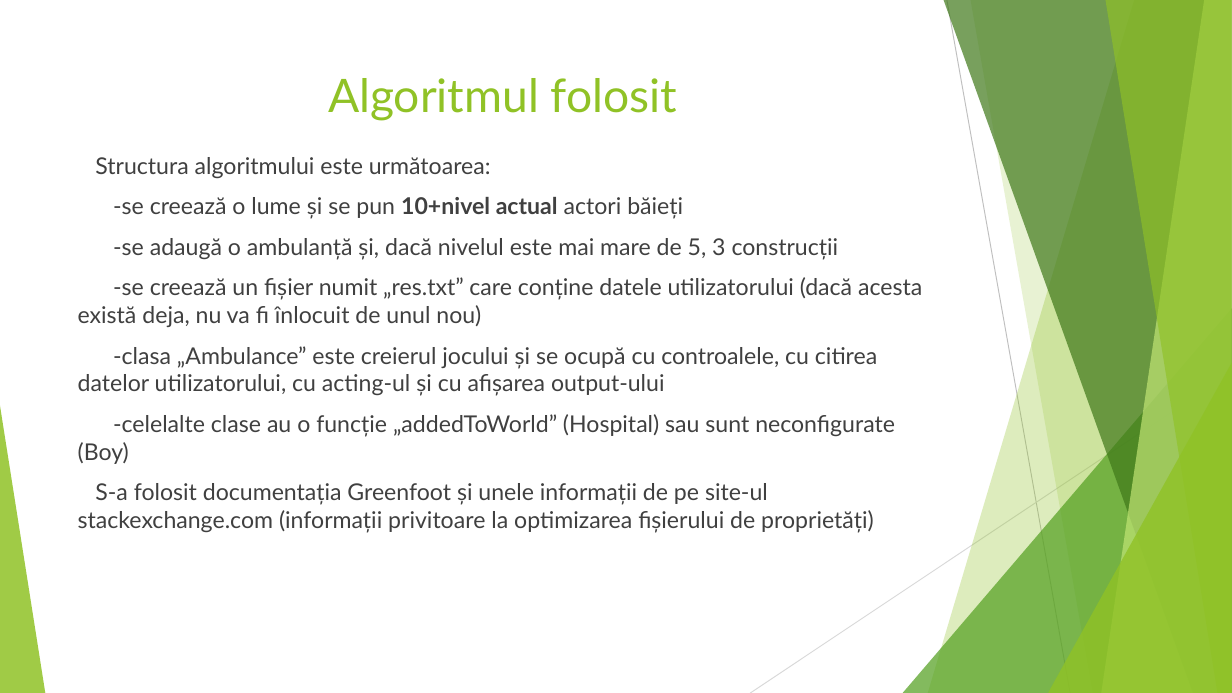
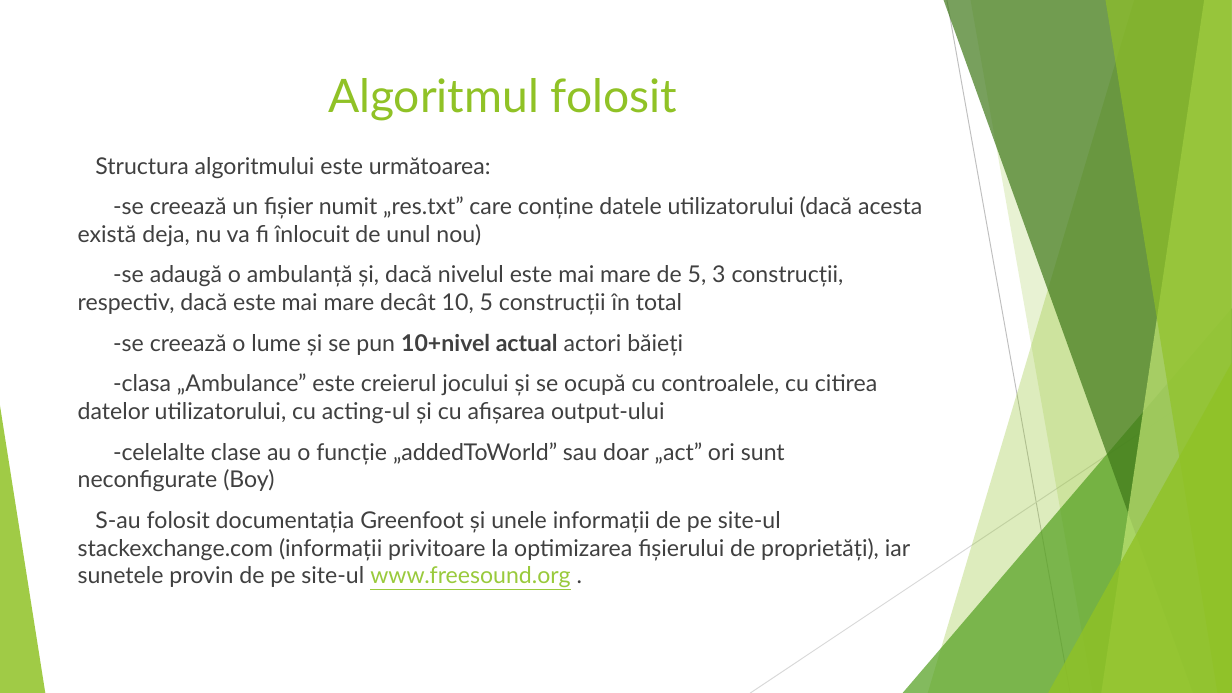
Before and after one commit to minealex2244/Fasty, a slide deck: slide 5 of Fasty.pptx. Drawn at 1232x693 pixels with LibreOffice and Linux fonts; fonts in the diff are those of the drawing. Boxes give left, top, right and bottom in pixels: in the first picture for what was removed or moved away, otherwise in the second. Text is boxed around its words. In the diff, an @@ line names an element or a change of style, - is before the commit and + after.

```diff
--- a/Fasty.pptx
+++ b/Fasty.pptx
@@ text at [78,196,922,315]: paragraphs added @@
+-se creează un fișier numit „res.txt” care conține datele utilizatorului (dacă acesta există deja, nu va fi înlocuit de unul nou)
+-se adaugă o ambulanță și, dacă nivelul este mai mare de 5, 3 construcții, respectiv, dacă este mai mare decât 10, 5 construcții în total
@@ text at [78,238,922,327]: paragraphs removed @@
--se adaugă o ambulanță și, dacă nivelul este mai mare de 5, 3 construcții
--se creează un fișier numit „res.txt” care conține datele utilizatorului (dacă acesta există deja, nu va fi înlocuit de unul nou)
@@ text at [78,442,910,587]: text changed @@
--celelalte clase au o funcție „addedToWorld” (Hospital) sau sunt neconfigurate (Boy)
-S-a folosit documentația Greenfoot și unele informații de pe site-ul stackexchange.com (informații privitoare la optimizarea fișierului de proprietăți)
+-celelalte clase au o funcție „addedToWorld” sau doar „act” ori sunt neconfigurate (Boy)
+S-au folosit documentația Greenfoot și unele informații de pe site-ul stackexchange.com (informații privitoare la optimizarea fișierului de proprietăți), iar sunetele provin de pe site-ul www.freesound.org .
```
Also in this commit, not shown: 5 other slides changed.
